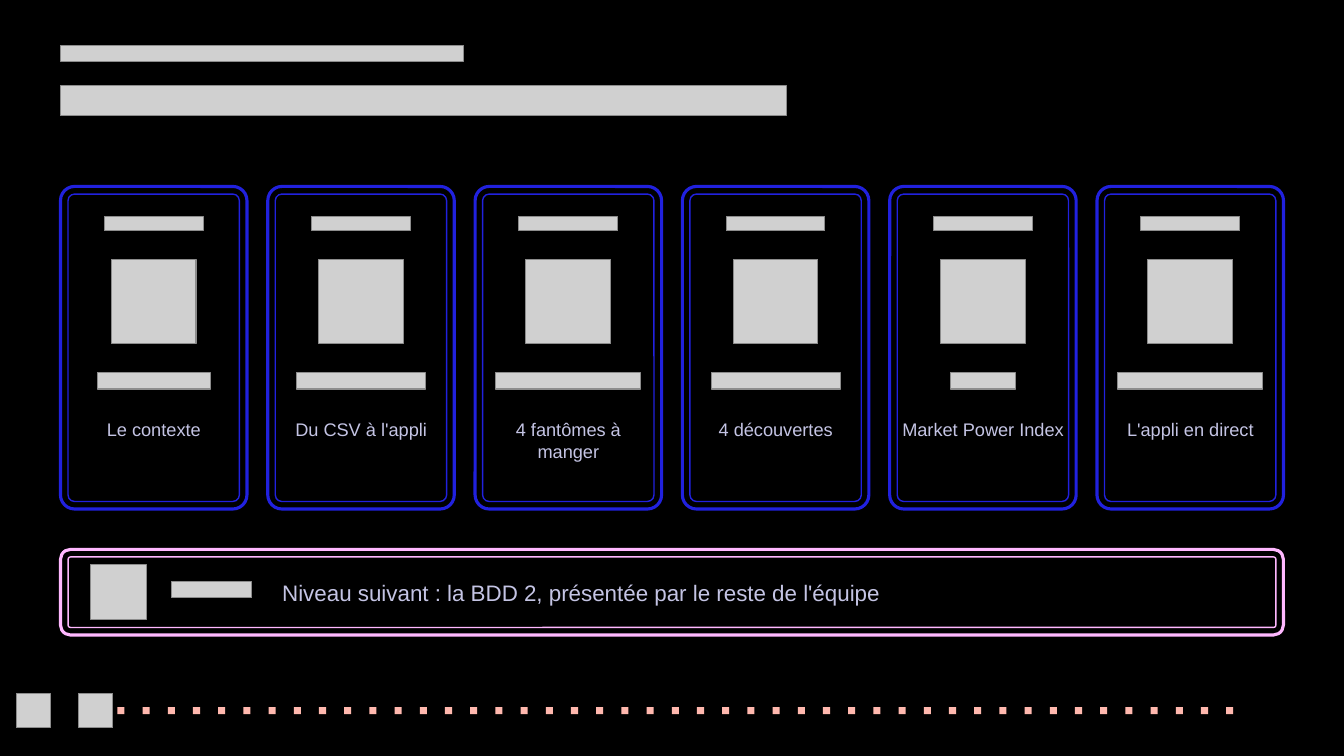
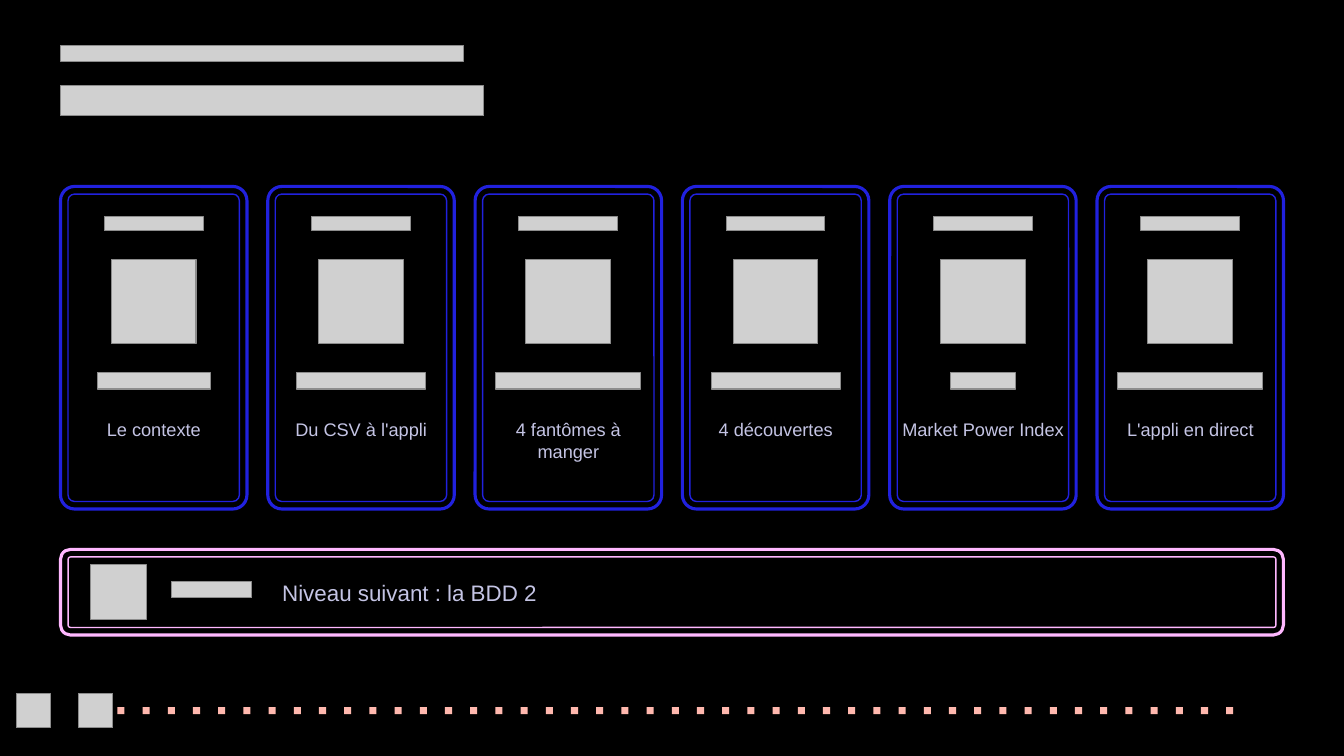
Before and after one commit to BOUADEIKHEIREDDINE/vgsales-data-wrangling, a slide deck: slide 2 of presentation/BDD1_vgsales_pacman.pptx. Drawn at 1344x756 pixels with LibreOffice and Linux fonts; fonts in the diff are those of the drawing; grey boxes stand for pictures; background and template pictures are left out. Boxes give left, top, right and bottom in pixels: in the first picture for what was removed or moved away, otherwise in the second. Text is boxed around its words. In the diff, an @@ line names an element or a change of style, - is before the commit and + after.

```diff
--- a/presentation/BDD1_vgsales_pacman.pptx
+++ b/presentation/BDD1_vgsales_pacman.pptx
@@ picture: place and size @@
-picture at (60,86,786,116)
+picture at (60,86,484,116)
@@ text at (282,584,536,602): text changed @@
-Niveau suivant : la BDD 2, présentée par le reste de l'équipe
+Niveau suivant : la BDD 2
```
Also in this commit, not shown: 1 other slide changed, 5 other files.
